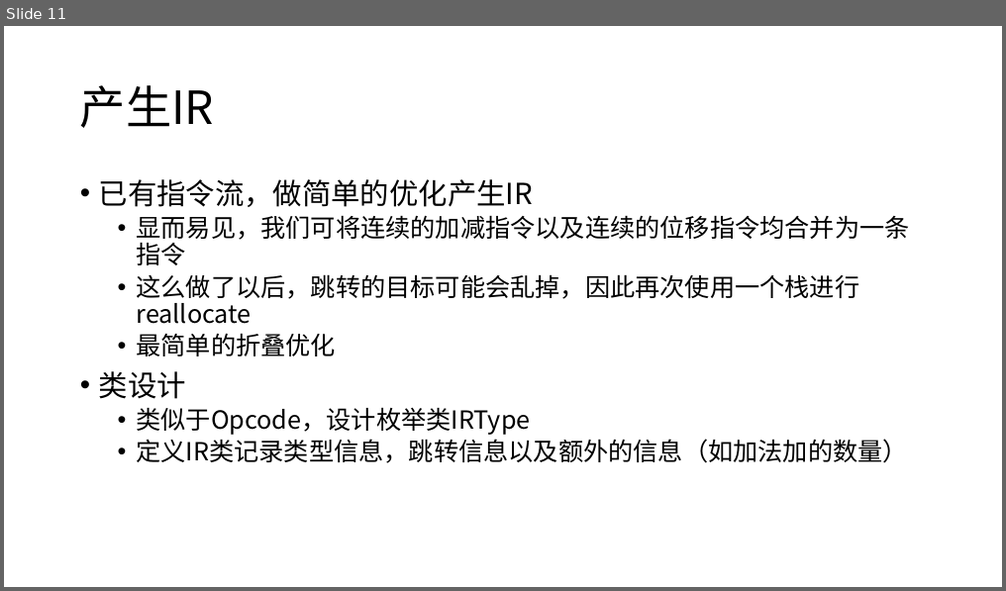
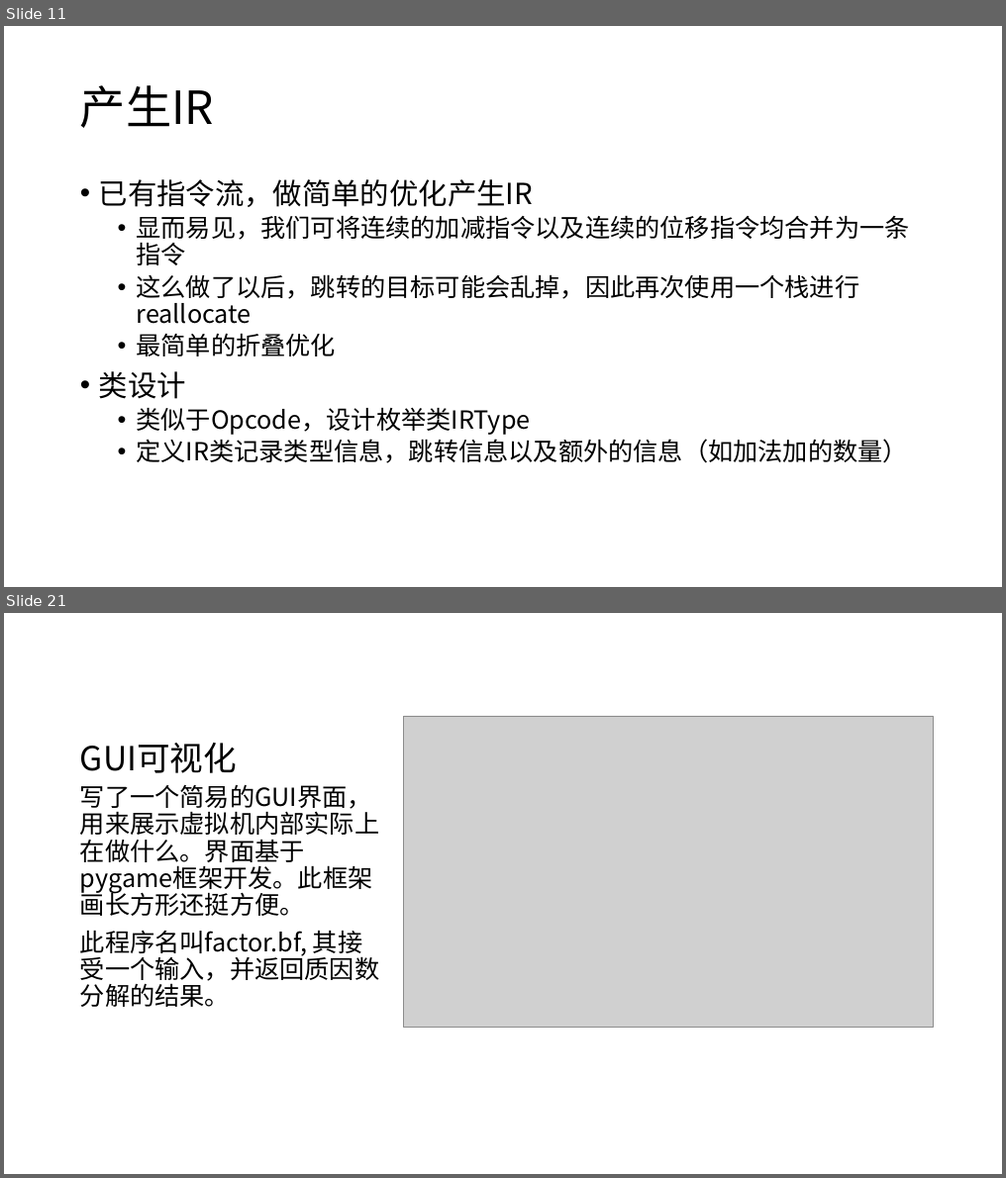
Before and after one commit to UshioA/bfpy, a slide deck: Python演示文稿.pptx. Shown one above the other, each under a label of ours: slide 11 before the commit, slides 11 and 21 after it; the slides between them are not shown. The pictures are 1006x591 and 1006x1178 pixels, drawn with LibreOffice and Linux fonts; fonts in the diff are those of the drawing; grey boxes stand for pictures. Boxes give left, top, right and bottom in pixels: in the first picture for what was removed or moved away, otherwise in the second. Text is boxed around its words. In the diff, an @@ line names an element or a change of style, - is before the commit and + after.

```diff
--- a/Python演示文稿.pptx
+++ b/Python演示文稿.pptx
@@ slide 21 added at bbox=[4, 613, 1002, 1174], background #FFFFFF @@
@@ picture added at bbox=[404, 716, 933, 1026] @@
@@ picture added at bbox=[404, 716, 933, 1027] @@
@@ title added at bbox=[80, 743, 237, 773], 32 pt, text #000000 @@
+GUI可视化
@@ text added at bbox=[80, 784, 379, 1007], 24 pt, text #000000 @@
+写了一个简易的GUI界面，用来展示虚拟机内部实际上在做什么。界面基于pygame框架开发。此框架画长方形还挺方便。
+此程序名叫factor.bf, 其接受一个输入，并返回质因数分解的结果。
```
Also in this commit, not shown: 2 slides changed, 10 other slides added, 1 slide removed.
